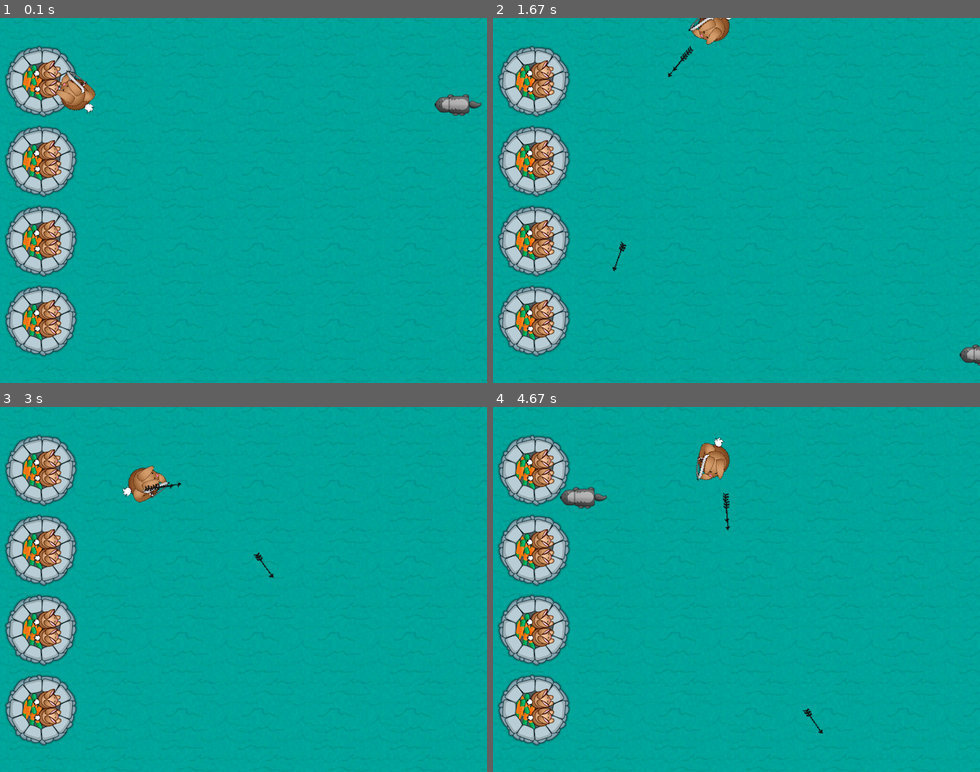
Above: before the commit, frames 1-4 (two rows, left to right).
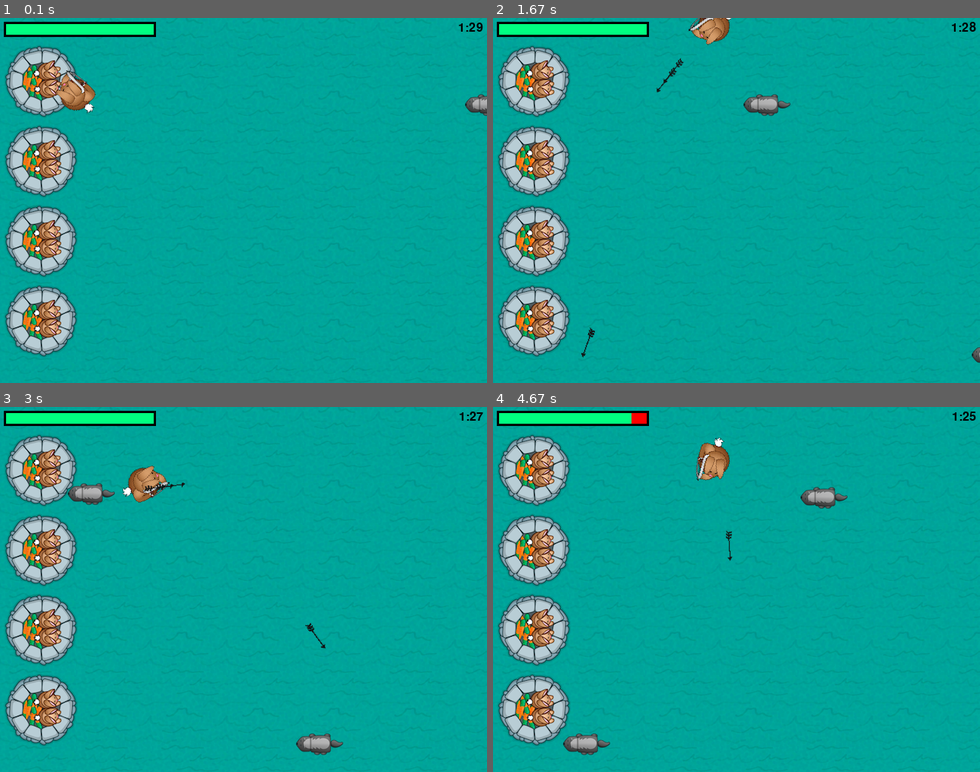
Above: after the commit, the same moments.

Repository: ayushakya2000/pygameBunny
Game: pygame game, started from game.py
Two runs of this game, one before a commit and one after it. Both use one fixed random seed, a clock stepped at 60 frames per second and the inputs below.
Inputs (mouse positions are in pixels of both pictures, inside the frame that each line leads up to):
- Up to frame 1 (0.1 s): no input
- Up to frame 2 (1.67 s): click (736, 200) at 0.38 s; hold D 0.67-1.13 s; click (892, 189) at 0.75 s; hold W 1.17-1.47 s; click (619, 204) at 1.25 s; hold D from 1.5 s (still down); click (585, 145) at 1.58 s
- Up to frame 3 (3 s): release D at 1.97 s; hold A 2-2.53 s; click (316, 461) at 2.08 s; hold S 2.57-2.87 s; click (301, 622) at 2.65 s; hold A from 2.9 s (still down); click (253, 465) at 2.98 s
- Up to frame 4 (4.67 s): release A at 3.3 s; hold W 3.33-3.7 s; click (561, 578) at 3.42 s; hold D 3.73-4.37 s; click (741, 629) at 3.82 s; hold S from 4.4 s (still down); click (721, 527) at 4.48 s

The runs differ from the first frame. In frame 1, 1.9% of the frame differs, in the area x 0-100%, y 1-27%; in frame 2, 2.1%; in frame 3, 2.3%; in frame 4, 2.7%, in the area x 0-100%, y 1-96%.

Commit message:
added clock and hud

Diff:
--- a/game.py
+++ b/game.py
@@ -8,6 +8,9 @@
 
 acc=[0,0]
 arrows=[]
+accuracy=0
+bulvel=15
+badvel=3
 
 badtimer=100
 badtimer1=0
@@ -24,25 +27,36 @@
 arrow=pg.image.load("resources/images/bullet.png")
 badguyimg1 = pg.image.load("resources/images/badguy.png")
 badguyimg=badguyimg1
+healthbar=pg.image.load("resources/images/healthbar.png")
+health=pg.image.load("resources/images/health.png")
+gameover = pg.image.load("resources/images/gameover.png")
+youwin = pg.image.load("resources/images/youwin.png")
 
-while 1:
+running = 1
+exitcode = 0
+
+while running:
+
     screen.fill(0)
     for x in range((int)(width/grass.get_width()+1)):
         for y in range((int)(height/grass.get_height()+1)):
             screen.blit(grass,(x*grass.get_width(),y*grass.get_height()))
+
     screen.blit(castle,(0,30))
     screen.blit(castle,(0,135))
     screen.blit(castle,(0,240))
     screen.blit(castle,(0,345 ))
+
     position = pg.mouse.get_pos()
     angle = math.atan2(position[1]-(playerpos[1]+32),position[0]-(playerpos[0]+26))
     playerrot = pg.transform.rotate(player, 360-angle*57.29)
     playerpos1 = (playerpos[0]-playerrot.get_rect().width/2, playerpos[1]-playerrot.get_rect().height/2)
     screen.blit(playerrot, playerpos1)
+
     for bullet in arrows:
         index=0
-        velx=math.cos(bullet[0])*10
-        vely=math.sin(bullet[0])*10
+        velx=math.cos(bullet[0])*bulvel
+        vely=math.sin(bullet[0])*bulvel
         bullet[1]+=velx
         bullet[2]+=vely
         if bullet[1]<-64 or bullet[1]>640 or bullet[2]<-64 or bullet[2]>480:
@@ -51,6 +65,7 @@
         for projectile in arrows:
             arrow1 = pg.transform.rotate(arrow, 360-projectile[0]*57.29)
             screen.blit(arrow1, (projectile[1], projectile[2]))
+
     if badtimer==0:
         badguys.append([640,random.randint(50,430)])
         badtimer=100-(badtimer1*2)
@@ -58,17 +73,21 @@
             badtimer1=35
         else:
             badtimer+=5
+
     idx=0
     for badguy in badguys:
+
         if badguy[0]<-64:
             badguys.pop(idx)
-        badguy[0]-=7
+        badguy[0]-=badvel
         badrect=pg.Rect(badguyimg.get_rect())
         badrect.top=badguy[1]
         badrect.left=badguy[0]
+
         if badrect.left<64:
             healthvalue-=random.randint(5,20)
             badguys.pop(idx)
+
         index1=0
         for bullet in arrows:
             bullrect=pg.Rect(arrow.get_rect())
@@ -79,13 +98,28 @@
                 badguys.pop(idx)
                 arrows.pop(index1)
         idx+=1
+
     for badguy in badguys:
         screen.blit(badguyimg,badguy)
+
+    font = pg.font.Font(None, 24)
+    survivedtext = font.render(str((int)((90000-pg.time.get_ticks())/60000))+":"+str((int)((90000-pg.time.get_ticks())/1000%60)).zfill(2), True, (0,0,0))
+    textRect = survivedtext.get_rect()
+    textRect.topright=[635,5]
+    screen.blit(survivedtext, textRect)
+    screen.blit(healthbar,(5,5))
+
+    for health1 in range(healthvalue):
+        screen.blit(health,(health1+8,8))
+
     pg.display.flip()
+
     for event in pg.event.get():
+
         if event.type==pg.QUIT:
             pg.quit()
             exit(0)
+
         if event.type==pg.KEYDOWN:
             if event.key==pg.K_w:
                 keys[0]=True
@@ -95,6 +129,7 @@
                 keys[2]=True
             elif event.key==pg.K_d:
                 keys[3]=True
+
         if event.type==pg.KEYUP:
             if event.key==pg.K_w:
                 keys[0]=False
@@ -104,10 +139,12 @@
                 keys[2]=False
             elif event.key==pg.K_d:
                 keys[3]=False
+
         if event.type==pg.MOUSEBUTTONDOWN:
             position=pg.mouse.get_pos()
             acc[1]+=1
             arrows.append([math.atan2(position[1]-(playerpos1[1]+32),position[0]-(playerpos1[0]+26)),playerpos1[0]+32,playerpos1[1]+32])
+
     if keys[0]:
         playerpos[1]-=spd
     elif keys[2]:
@@ -118,3 +155,39 @@
         playerpos[0]+=spd
 
     badtimer-=1
+
+    if pg.time.get_ticks()>=90000:
+        running=0
+        exitcode=1
+    if healthvalue<=0:
+        running=0
+        exitcode=0
+    if acc[1]!=0:
+        accuracy=acc[0]*1.0/acc[1]*100
+    else:
+        accuracy=0
+
+if exitcode==0:
+    pg.font.init()
+    font = pg.font.Font(None, 24)
+    text = font.render("Accuracy: "+str(accuracy)+"%", True, (255,0,0))
+    textRect = text.get_rect()
+    textRect.centerx = screen.get_rect().centerx
+    textRect.centery = screen.get_rect().centery+24
+    screen.blit(gameover, (0,0))
+    screen.blit(text, textRect)
+else:
+    pg.font.init()
+    font = pg.font.Font(None, 24)
+    text = font.render("Accuracy: "+str(accuracy)+"%", True, (0,255,0))
+    textRect = text.get_rect()
+    textRect.centerx = screen.get_rect().centerx
+    textRect.centery = screen.get_rect().centery+24
+    screen.blit(youwin, (0,0))
+    screen.blit(text, textRect)
+while 1:
+    for event in pg.event.get():
+        if event.type == pg.QUIT:
+            pg.quit()
+            exit(0)
+    pg.display.flip()
